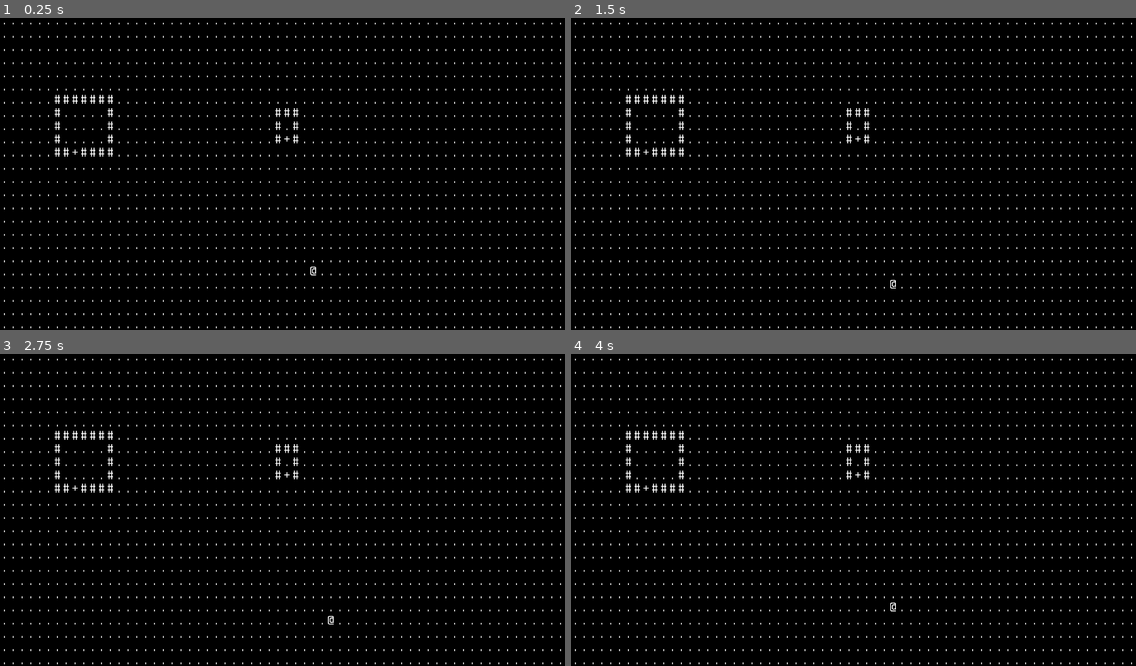
Above: before the commit, frames 1-4 (two rows, left to right).
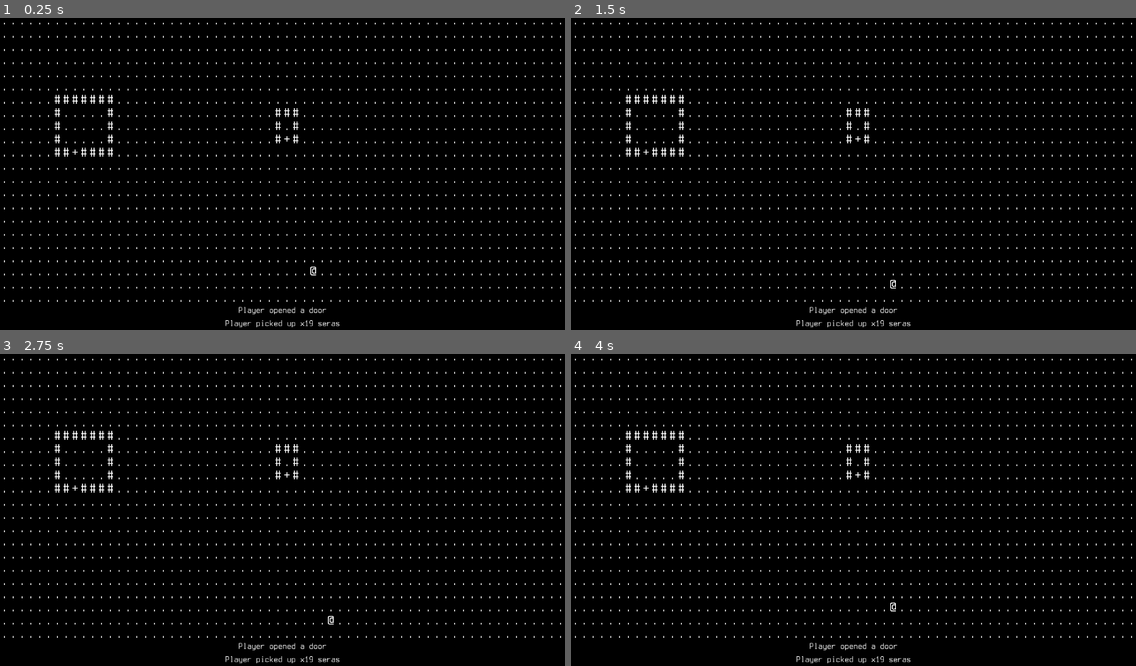
Above: after the commit, the same moments.

Repository: Coronyt/winternocte
Game: Godot game, scene res://game/world.tscn
Same seed, same stepped clock (60 frames per second), same inputs: the game is played once before the commit and once after it.
Inputs:
- Up to frame 1 (0.25 s): no input
- Up to frame 2 (1.5 s): tap Enter at 0.5 s; hold Right (right) 0.53-1.28 s; tap Space at 1.25 s; hold Down (down) from 1.28 s (still down)
- Up to frame 3 (2.75 s): tap Enter at 2 s; release Down (down) at 2.03 s; hold Right (right) from 2.03 s (still down)
- Up to frame 4 (4 s): tap Space at 2.75 s; release Right (right) at 2.78 s; hold Up (up) 2.78-3.53 s; tap Enter at 3.5 s; hold Left (left) from 3.53 s (still down)

The runs differ from the first frame. In frame 1, 0.5% of the frame differs, in the area x 0-100%, y 92-100%; in frame 2, 0.5%; in frame 3, 0.5%; in frame 4, 0.5%.

Commit message:
UI concept for event/message log

Diff:
--- a/game/world.tscn
+++ b/game/world.tscn
@@ -8,6 +8,9 @@
 [ext_resource type="Script" uid="uid://mlq6via5rkqu" path="res://src/entities/door.gd" id="6_sdcdd"]
 [ext_resource type="Script" uid="uid://c1bfx5dvmr2sx" path="res://src/entities/player.gd" id="7_xyrhu"]
 
+[sub_resource type="StyleBoxFlat" id="StyleBoxFlat_m4twg"]
+bg_color = Color(0, 0, 0, 1)
+
 [node name="_world" type="Node"]
 script = ExtResource("1_juwqy")
 
@@ -1365,3 +1368,50 @@
 
 [node name="Player" type="Node" parent="_entities"]
 script = ExtResource("7_xyrhu")
+
+[node name="_log" type="Control" parent="."]
+layout_mode = 3
+anchors_preset = 0
+offset_top = 680.0
+offset_right = 40.0
+offset_bottom = 720.0
+
+[node name="_log_window" type="VBoxContainer" parent="_log"]
+layout_mode = 0
+offset_top = -50.0
+offset_right = 1280.0
+offset_bottom = 40.0
+theme_override_constants/separation = 0
+alignment = 2
+
+[node name="_log_message1" type="Panel" parent="_log/_log_window"]
+custom_minimum_size = Vector2(1280, 30)
+layout_mode = 2
+theme_override_styles/panel = SubResource("StyleBoxFlat_m4twg")
+
+[node name="_log_message_body" type="RichTextLabel" parent="_log/_log_window/_log_message1"]
+layout_mode = 0
+offset_left = 5.0
+offset_right = 1275.0
+offset_bottom = 30.0
+theme_override_fonts/normal_font = ExtResource("2_l88xf")
+theme_override_font_sizes/normal_font_size = 20
+text = "Player opened a door"
+horizontal_alignment = 1
+vertical_alignment = 1
+
+[node name="_log_message2" type="Panel" parent="_log/_log_window"]
+custom_minimum_size = Vector2(1280, 30)
+layout_mode = 2
+theme_override_styles/panel = SubResource("StyleBoxFlat_m4twg")
+
+[node name="_log_message_body" type="RichTextLabel" parent="_log/_log_window/_log_message2"]
+layout_mode = 0
+offset_left = 5.0
+offset_right = 1275.0
+offset_bottom = 30.0
+theme_override_fonts/normal_font = ExtResource("2_l88xf")
+theme_override_font_sizes/normal_font_size = 20
+text = "Player picked up x19 seras"
+horizontal_alignment = 1
+vertical_alignment = 1
Not shown: 1 places in game/world.tscn that only renumber resources
